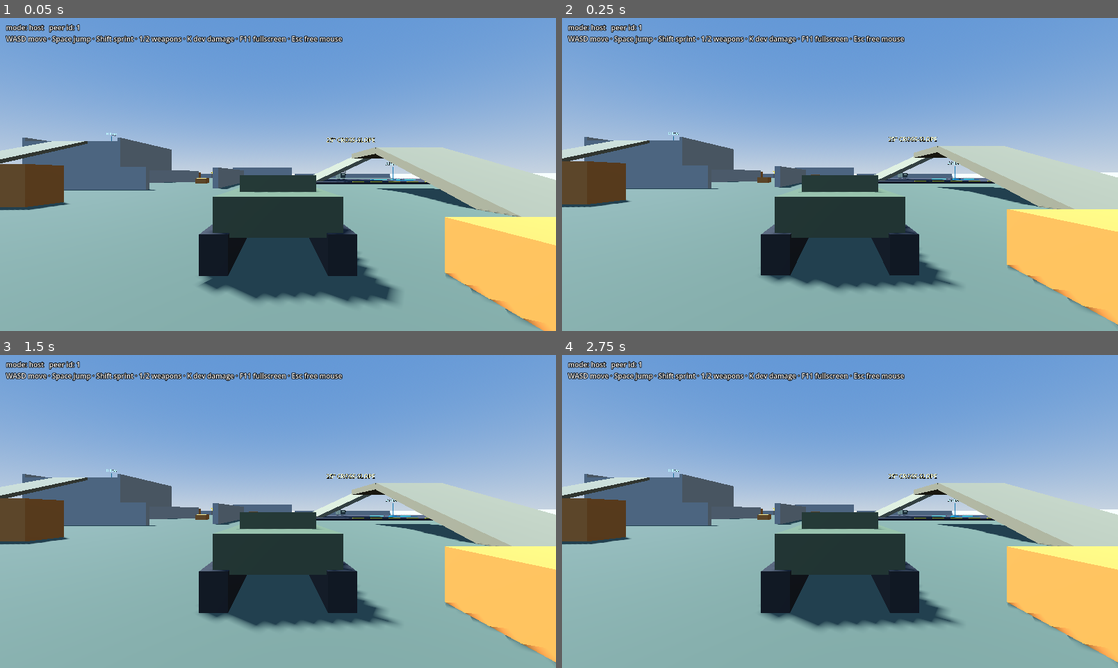
Above: before the commit, frames 1-4 (two rows, left to right).
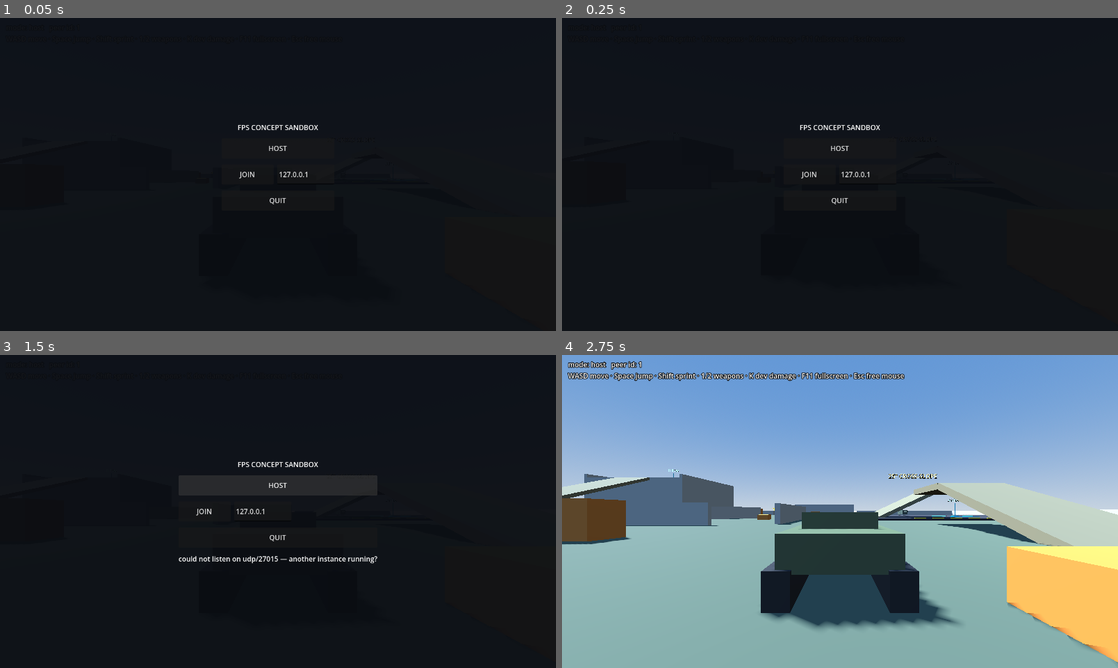
Above: after the commit, the same moments.

Repository: daveaholt/fps_concept_sandbox
Game: Godot game, scene res://levels/sandbox/sandbox.tscn
Same seed, same stepped clock (60 frames per second), same inputs: the game is played once before the commit and once after it.
Inputs (mouse positions are in pixels of both pictures, inside the frame that each line leads up to):
- Up to frame 1 (0.05 s): no input
- Up to frame 2 (0.25 s): no input
- Up to frame 3 (1.5 s): tap Enter (deploy_confirm) at 0.5 s; move the mouse to (400, 495) at 0.52 s; hold D (heli_roll_right) 0.53-1.25 s; hold Enter (deploy_confirm) 0.53-1.25 s; click (400, 495) at 0.67 s; click (278, 486) at 1.25 s, where only the run after the commit has a clickable "HOST"
- Up to frame 4 (2.75 s): click (767, 511) at 2 s, where only the run after the commit has a clickable "JOIN"

The runs differ from the first frame. In frame 1, 98% of the frame differs, in the area x 0-100%, y 0-100%; in frame 2, 98%; in frame 3, 98%; in frame 4, nothing differs.

Commit message:
Attach the menu and lobby scripts properly
They were written as a node-header attribute, script=ExtResource(...),
which is not valid .tscn — script is a property line below the header.
Godot ignored it silently, so both nodes existed as bare Controls and no
menu ever appeared.

verify_lobby only asserted the nodes existed, which was true, so it
passed. It now asserts the script is attached, that it is the right
script, and that the menu actually built its buttons.

Diff:
--- a/levels/sandbox/sandbox.tscn
+++ b/levels/sandbox/sandbox.tscn
@@ -1510,13 +1510,15 @@
 grow_vertical = 2
 script = ExtResource("23_2l4r6")
 
-[node name="Lobby" type="Control" parent="UI" script=ExtResource("25_lobby")]
+[node name="Lobby" type="Control" parent="UI"]
+script = ExtResource("25_lobby")
 layout_mode = 3
 anchors_preset = 15
 anchor_right = 1.0
 anchor_bottom = 1.0
 
-[node name="MainMenu" type="Control" parent="UI" script=ExtResource("26_menu")]
+[node name="MainMenu" type="Control" parent="UI"]
+script = ExtResource("26_menu")
 layout_mode = 3
 anchors_preset = 15
 anchor_right = 1.0
